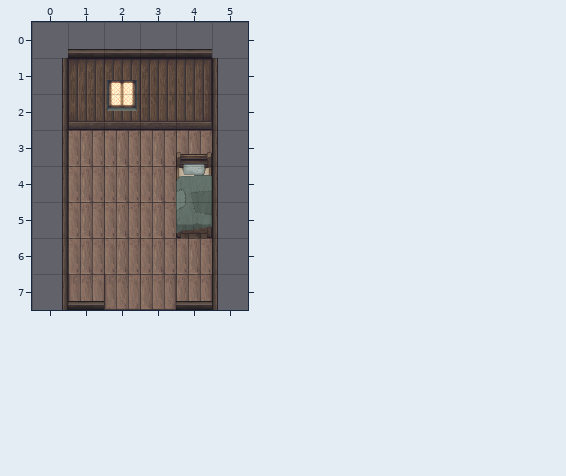
Tiled map -- scenes/maps/room1.tmx. The picture above is the old version.
Cells are 48x48 px. Shown: x 0..5, y 0..7.
Once edited:
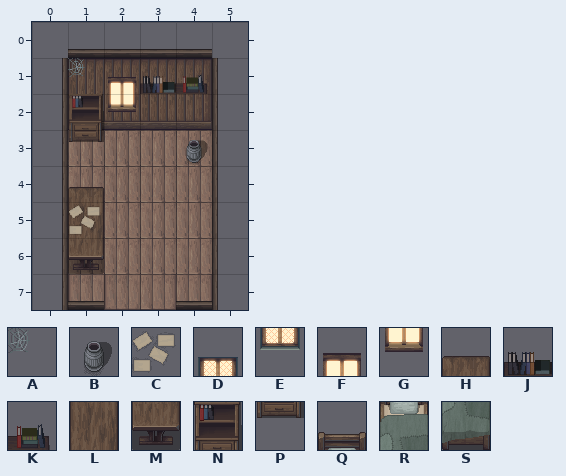
Key: from "Fantasy_Inside_D": A 126, B 149, C 157; from "big_decor": D 6, E 22, F 33, G 49; from "decoration_c": H 72, J 80, K 81, L 88, M 104, N 146, P 162, Q 175, R 191, S 207.
_ is an empty cell.
Tiles of an added or newly shown layer are drawn over the layers below it.
Changes in this commit:
Layer "windows":
The author changed tile D to tile F in row 1 at x 2.
The author changed tile E to tile G in row 2 at x 2.
Layer "bed" (removed):
Tile Q is removed in row 3 at x 4.
Tile R is removed in row 4 at x 4.
Tile S is removed in row 5 at x 4.
Layer "decorations" (added):
Tile B now appears in row 3 at x 4.
Tile H now appears in row 4 at x 1.
Tile L now appears in row 5 at x 1.
Tile M now appears in row 6 at x 1.
Tile N now appears in row 2 at x 1.
Tile P now appears in row 3 at x 1.
Layer "cosmetics" (added):
Tile A now appears in row 1 at x 1.
Tile C now appears in row 5 at x 1.
Tile J now appears in row 1 at x 3.
Tile K now appears in row 1 at x 4.
Changed places in both pictures, as pixel boxes (x1, y1, x2, y2):
changed: (68, 58, 212, 274)
